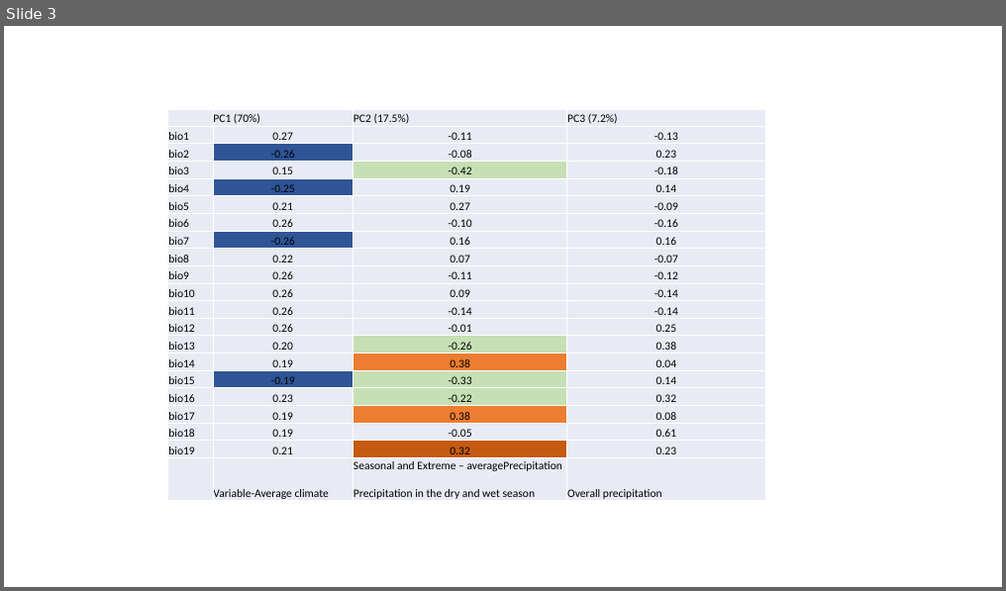
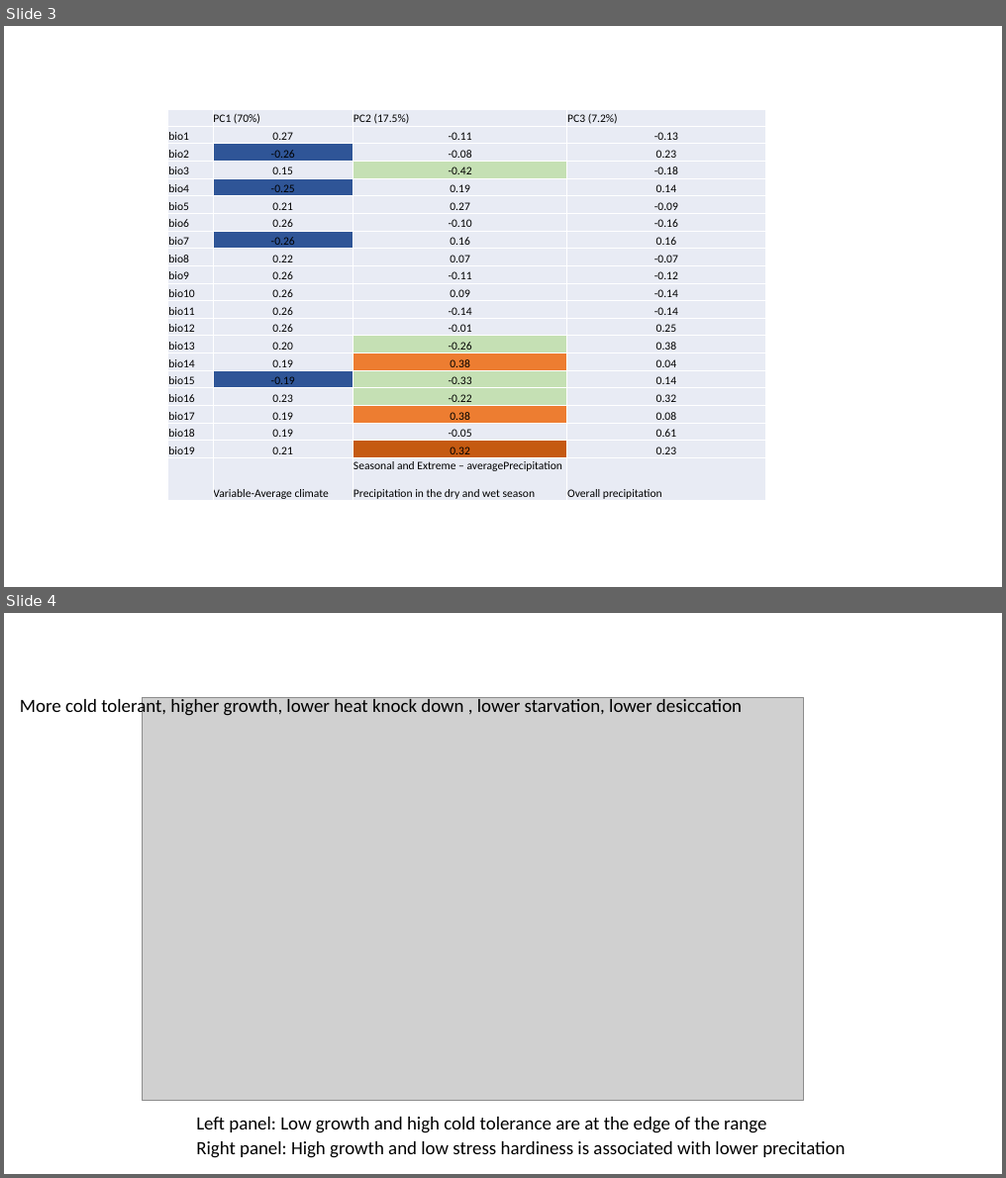
Before and after one commit to chaochen88/latitudinal_variation, a slide deck: 2018-04-02_figure_layout.pptx. Shown one above the other, each under a label of ours: slide 3 before the commit, slides 3 and 4 after it. The pictures are 1006x591 and 1006x1178 pixels, drawn with LibreOffice and Linux fonts; fonts in the diff are those of the drawing; grey boxes stand for pictures. Boxes give left, top, right and bottom in pixels: in the first picture for what was removed or moved away, otherwise in the second. Text is boxed around its words. In the diff, an @@ line names an element or a change of style, - is before the commit and + after.

```diff
--- a/2018-04-02_figure_layout.pptx
+++ b/2018-04-02_figure_layout.pptx
@@ slide 4 added at [4,613,1002,1174], background #FFFFFF @@
@@ text added at [20,696,742,717], 18 pt, text #000000 @@
+More cold tolerant, higher growth, lower heat knock down , lower starvation, lower desiccation
@@ picture added at [142,697,804,1100] @@
@@ text added at [196,1117,766,1134], 18 pt, text #000000 @@
+Left panel: Low growth and high cold tolerance are at the edge of the range
@@ text added at [196,1142,845,1158], 18 pt, text #000000 @@
+Right panel: High growth and low stress hardiness is associated with lower precitation
```
Also in this commit, not shown: 1 slide changed, 1 other slide added, 2 slides removed, 1 other file.
